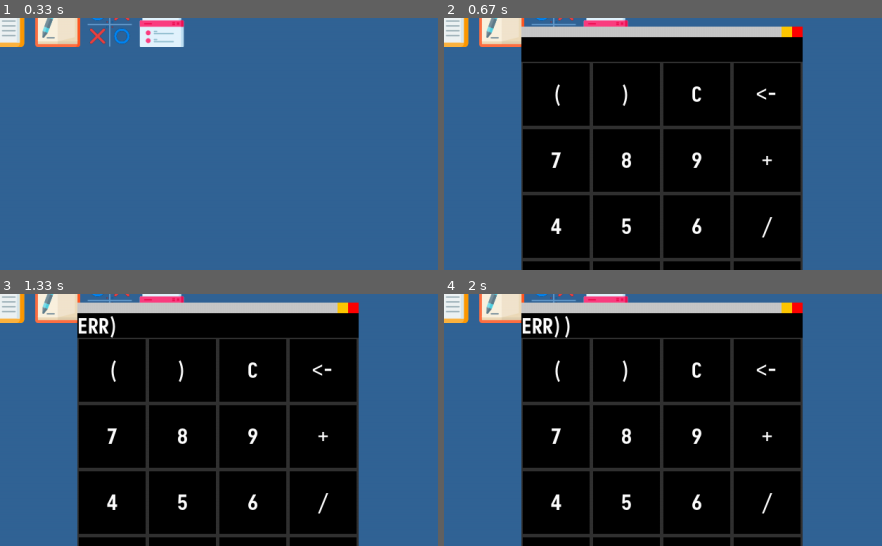
Above: before the commit, frames 1-4 (two rows, left to right).
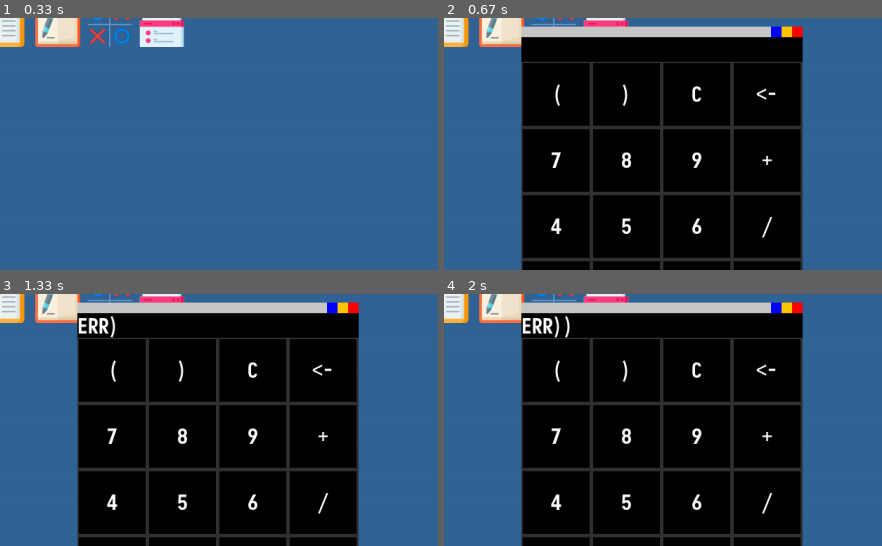
Above: after the commit, the same moments.

Repository: milktheinternet/pygameVOS
Game: pygame game, started from vos.py
Two runs of this game, one before a commit and one after it. Both use one fixed random seed, a clock stepped at 60 frames per second and the inputs below.
Inputs (mouse positions are % of the whole screen's width and height, from its top left):
- Up to frame 1 (0.33 s): no input
- Up to frame 2 (0.67 s): press the mouse at (2, 6) at 0.37 s; move the mouse to (28, 42) at 0.47 s; release the mouse at (53, 79) at 0.6 s
- Up to frame 3 (1.33 s): tap Enter at 0.67 s; press the mouse at (46, 19) at 1.03 s; move the mouse to (68, 48) at 1.13 s; release the mouse at (89, 76) at 1.27 s
- Up to frame 4 (2 s): click (50, 7) at 1.38 s; press the mouse at (46, 19) at 1.87 s; move the mouse to (34, 42) at 1.97 s
The pictures show only the part of the screen within x 26-75%, y 4-54%; the shares and areas given below are measured in that part.

Frame 1 is identical in both runs. In frame 2, 0.1% of the frame differs, in the area x 74-78%, y 3-8%; in frame 3, 0.1%; in frame 4, 0.1%.

Commit message:
added window resizing. supported by calculator

Diff:
--- a/users/username/apps/Calculator/app.py
+++ b/users/username/apps/Calculator/app.py
@@ -7,6 +7,8 @@
         self.init_res = self.res
         self.fs = False
         self.vos.input.text = ""
+        self.resizeable = True
+        self.expression = ""
 
     def on_run(self):
         super().on_run()
@@ -14,11 +16,15 @@
         self.reset()
         self.update_exp()
 
+    def resize(self, res=None):
+        super().resize(res)
+        self.setup_nodes()
+        self.update_exp()
+
+
     def fullscreen(self):
         self.fs = not self.fs
         self.resize(self.vos.res if self.fs else self.init_res)
-        self.setup_nodes()
-        self.update_exp()
 
     def setup_nodes(self, expression_height = 35, font_size = 30, margin = 5):
 
--- /dev/null
+++ b/users/username/apps/Resizer/app.py
@@ -0,0 +1,37 @@
+from vos import *
+from math import sqrt
+
+class MyApp(WindowApp):
+    def __init__(self, vos):
+        super().__init__(vos, "Resizer", vos.res)
+        self.desktop = False
+
+    def run(self, target=None):
+        app = super().run()
+        app.target = target
+        app.srf.set_alpha(200)
+
+    def update(self):
+        inp = self.vos.input
+
+        if inp.click_inst:
+            ax, ay, w, h = self.target.rect
+            bx, by = ax+w, ay+h
+            mx, my = self.mouse
+            ad = sqrt((ax-mx)**2+(ay-my)**2)
+            bd = sqrt((bx-mx)**2+(by-my)**2)
+            if ad < bd:
+                ax, ay = mx, my
+            else:
+                bx, by = mx, my
+            if ax > bx: ax, bx = bx, ax
+            if ay > by: ay, by = by, ay
+            w, h = bx - ax, by - ay
+            self.target.resize((w, h))
+            self.target.x, self.target.y = ax, ay
+
+            self.srf.fill((0,0,0))
+            pg.draw.rect(self.srf, (255,255,255), self.target.rect)
+
+        if pg.K_RETURN in inp.keys:
+            self.close()
--- a/vos_apps.py
+++ b/vos_apps.py
@@ -89,6 +89,7 @@
         self.tab_bg = (200, 200, 200)
         self.tab_close = (255, 0, 0)
         self.tab_minimize = (255, 200, 0)
+        self.tab_resize = (0, 0, 255)
 
         self.dragging = False
         self.drag_from = (0, 0)
@@ -100,6 +101,8 @@
         self.minimize_start = 0
         self.minimize_duration = 500
         self.minimize_srf = None
+
+        self.resizeable = False
 
     def on_run(self):
         super().on_run()
@@ -151,6 +154,9 @@
                 self.close()
             elif mx > tabx + self.res[0] - tabh*2: # minimize button
                 self.minimize()
+            elif self.resizeable and mx > tabx + self.res[0] - tabh*3:
+                # resizing button
+                self.vos.get_app("Resizer").run(target=self)
             elif self.active:
                 self.dragging = True
                 self.drag_from = self.mouse
@@ -173,6 +179,8 @@
         self.tab_srf.fill(self.tab_bg)
         pg.draw.rect(self.tab_srf, self.tab_close, (w-h, 0, h, h))
         pg.draw.rect(self.tab_srf, self.tab_minimize, (w-h*2, 0, h, h))
+        if self.resizeable:
+            pg.draw.rect(self.tab_srf, self.tab_resize, (w-h*3, 0, h, h))
 
     @property
     def tab_pos(self):
@@ -195,7 +203,7 @@
             mx, my = self.vos.input.mouse
             dx, dy = self.drag_from
             self.x, self.y = mx - dx, my - dy
-            self.x = max(-self.res[0] + self.tab_height * 3, min(self.vos.res[0]-self.tab_height, self.x))
+            self.x = max(-self.res[0] + self.tab_height * 4, min(self.vos.res[0]-self.tab_height, self.x))
             self.y = max(self.tab_height, min(self.vos.res[1], self.y))
             if not self.vos.input.click:
                 self.dragging = False
